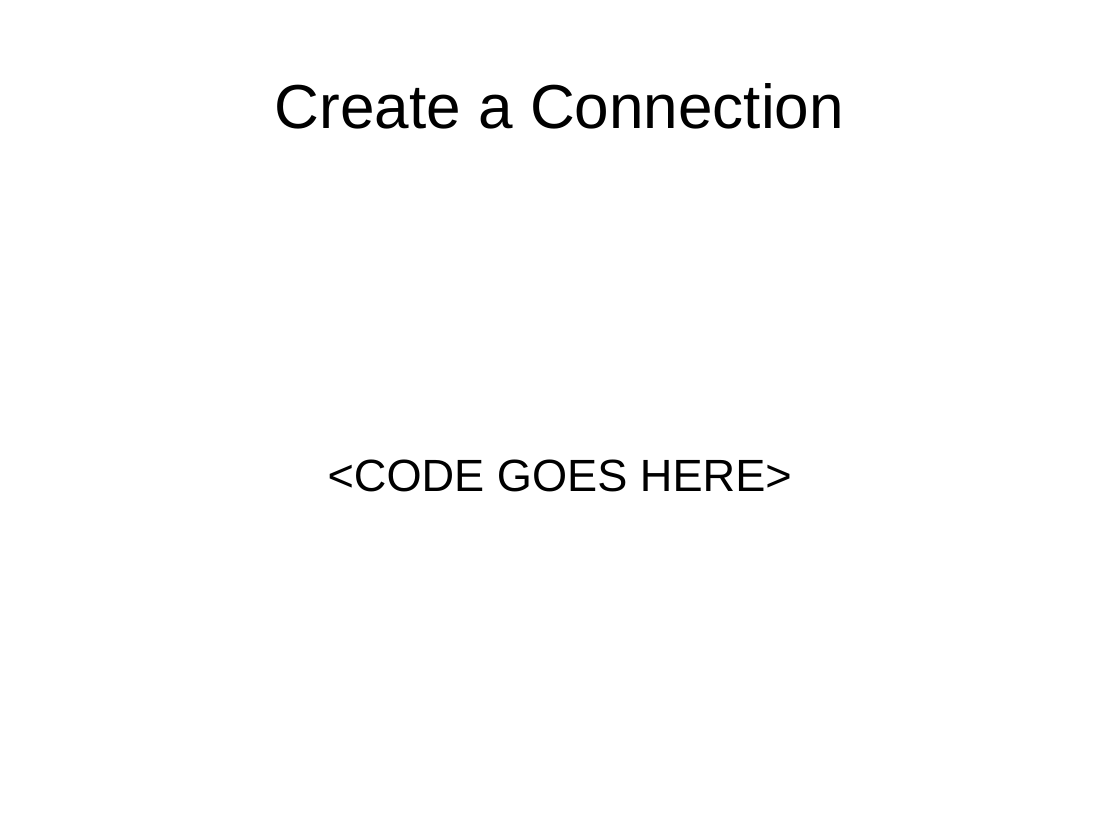
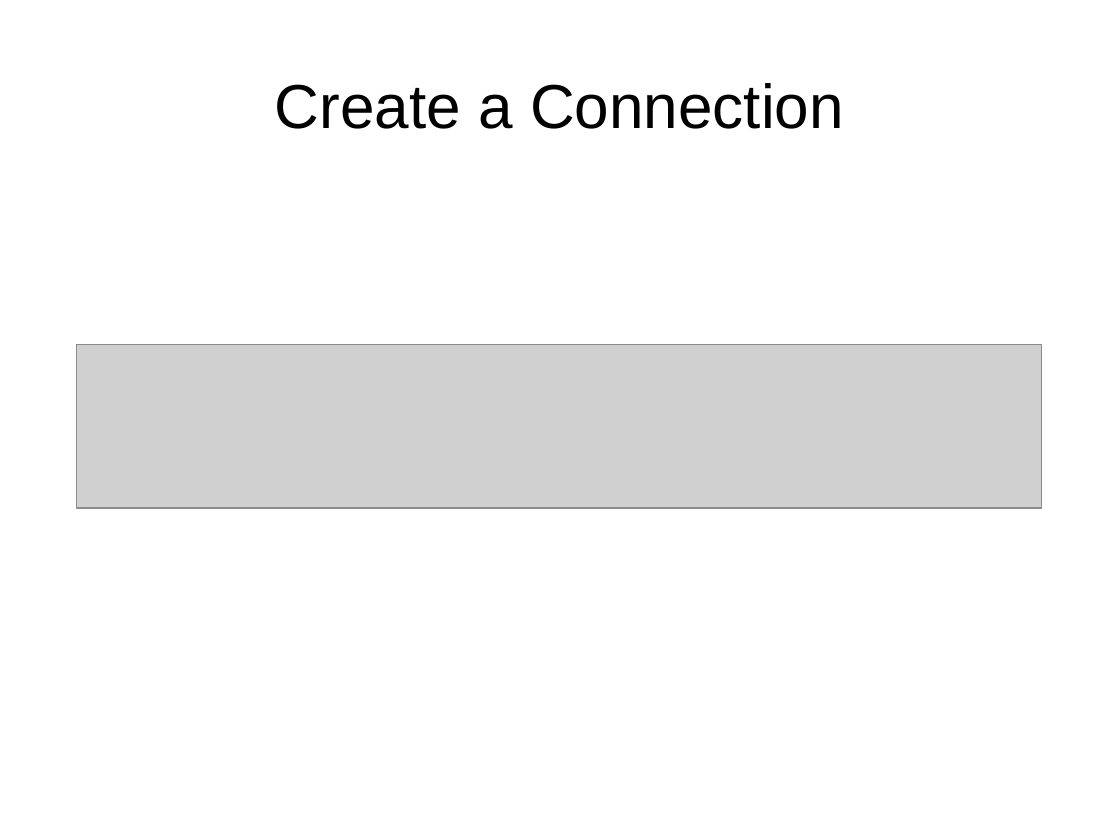
Before and after one commit to jamescarr/websockets-demo, a slide deck: slide 6 of ws.odp. Drawn at 1120x840 pixels with LibreOffice and Linux fonts; fonts in the diff are those of the drawing; grey boxes stand for pictures. Boxes give left, top, right and bottom in pixels: in the first picture for what was removed or moved away, otherwise in the second. Text is boxed around its words. In the diff, an @@ line names an element or a change of style, - is before the commit and + after.

```diff
--- a/ws.odp
+++ b/ws.odp
@@ picture added at (76, 345, 1042, 508) @@
@@ subtitle removed at (328, 459, 792, 492) @@
-<CODE GOES HERE>
```
Also in this commit, not shown: 2 other slides changed, 4 slides added, 5 slides removed, 4 other files.
